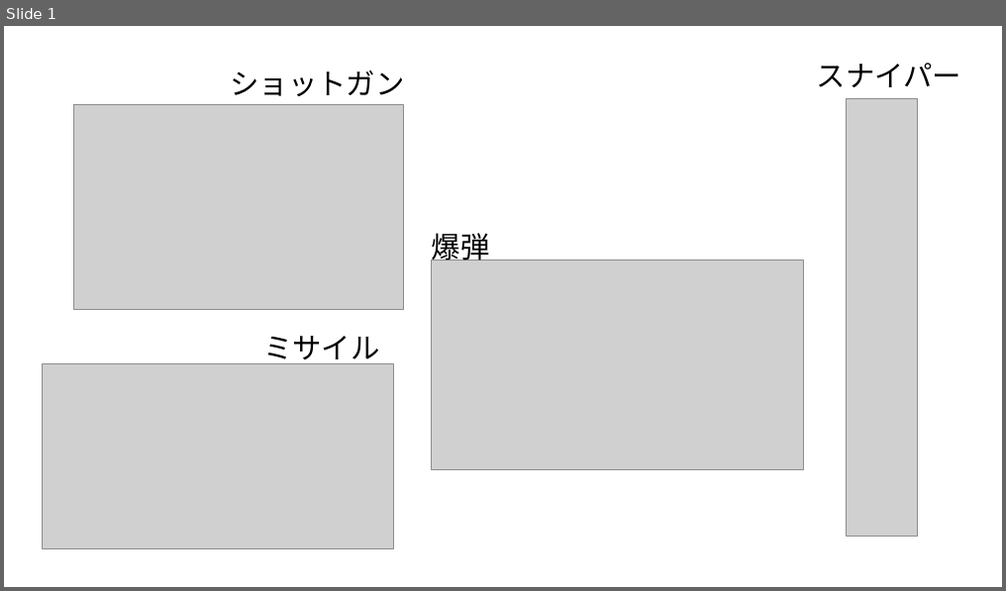
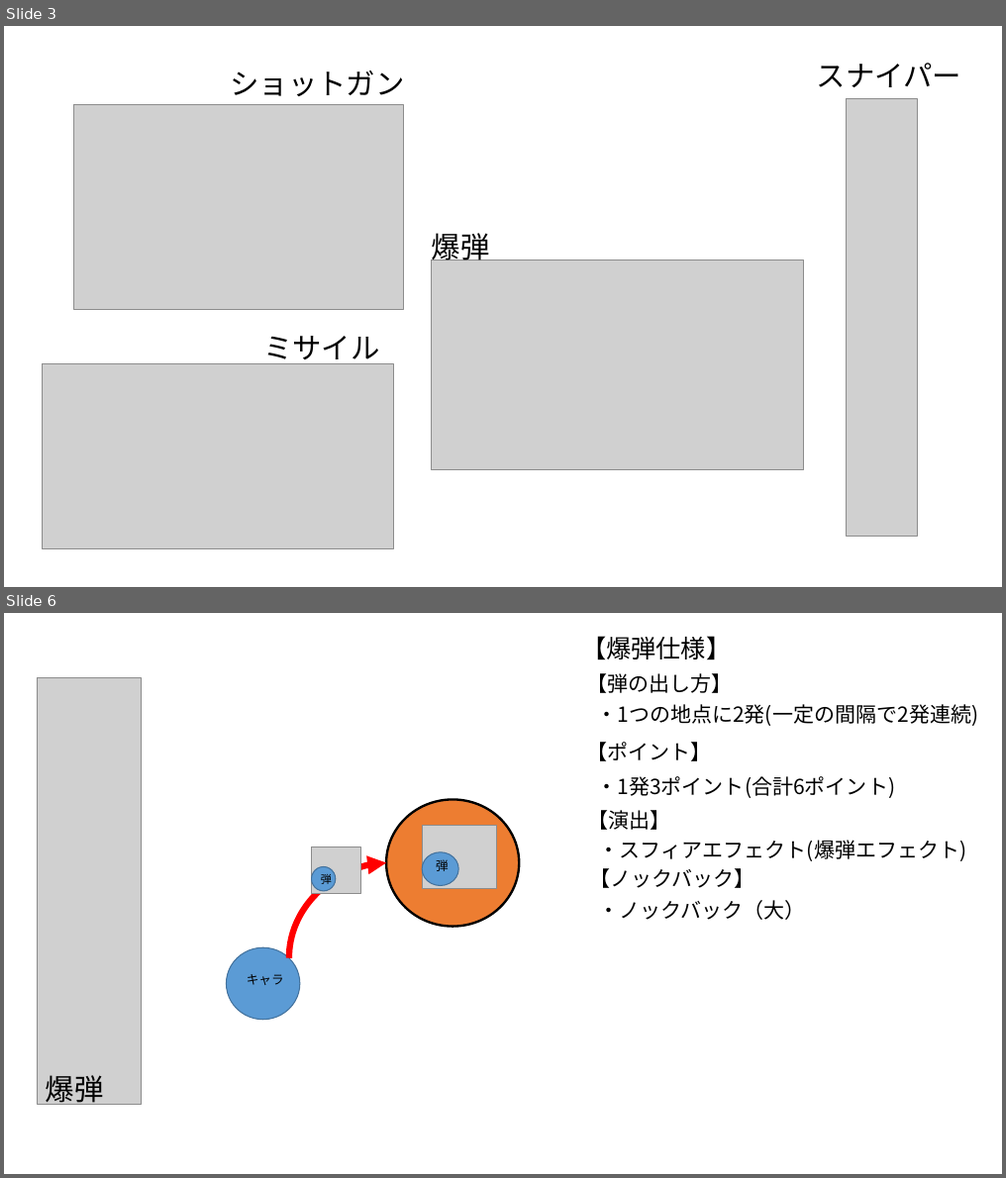
Before and after one commit to MikiyaMeguro/TEAM_B_OPEN, a slide deck: 資料/弾UI.pptx. Shown one above the other, each under a label of ours: slide 1 before the commit, slides 3 and 6 after it; the slides between them are not shown. The pictures are 1006x591 and 1006x1178 pixels, drawn with LibreOffice and Linux fonts; fonts in the diff are those of the drawing; grey boxes stand for pictures. Boxes give left, top, right and bottom in pixels: in the first picture for what was removed or moved away, otherwise in the second. Text is boxed around its words. In the diff, an @@ line names an element or a change of style, - is before the commit and + after.

```diff
--- a/資料/弾UI.pptx
+++ b/資料/弾UI.pptx
@@ slide 6 added at box(4, 613, 1002, 1174), background #FFFFFF @@
@@ picture added at box(37, 677, 141, 1104) @@
@@ group added at box(227, 799, 519, 1020): 4 ellipses, 3 texts, 2 pictures, 1 curved arrow @@
+キャラ
+弾
+弾
@@ group added at box(581, 636, 978, 920): 9 texts @@
+【爆弾仕様】
+・1つの地点に2発(一定の間隔で2発連続)
+【ポイント】
+・1発3ポイント(合計6ポイント)
+・ノックバック（大）
+【弾の出し方】
+【演出】
+・スフィアエフェクト(爆弾エフェクト)
+【ノックバック】
@@ text added at box(46, 1075, 104, 1109), 28 pt, text #000000 @@
+爆弾
@@ what was slide 1 is now slide 3 @@
```
Also in this commit, not shown: 5 other slides added.
